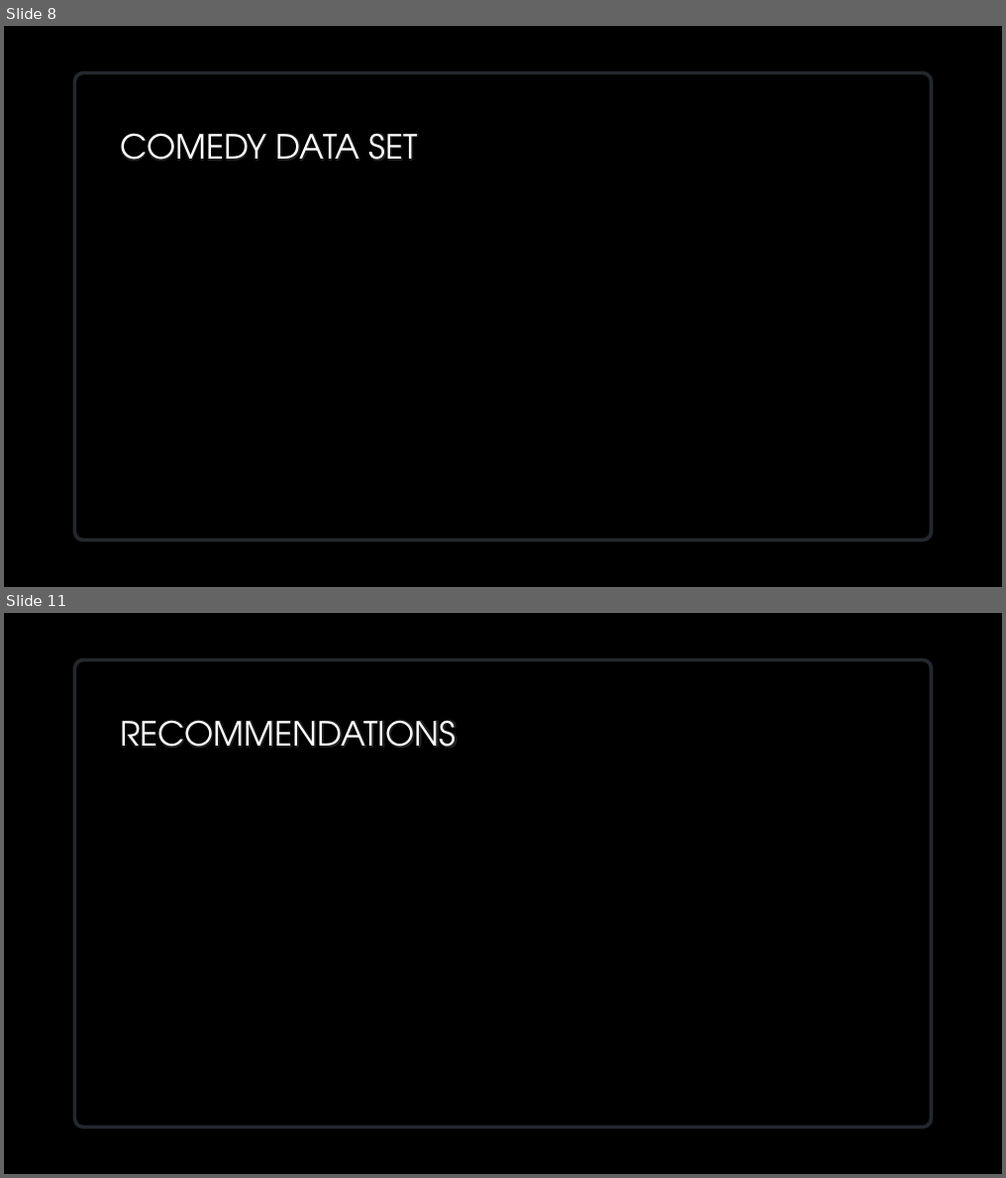
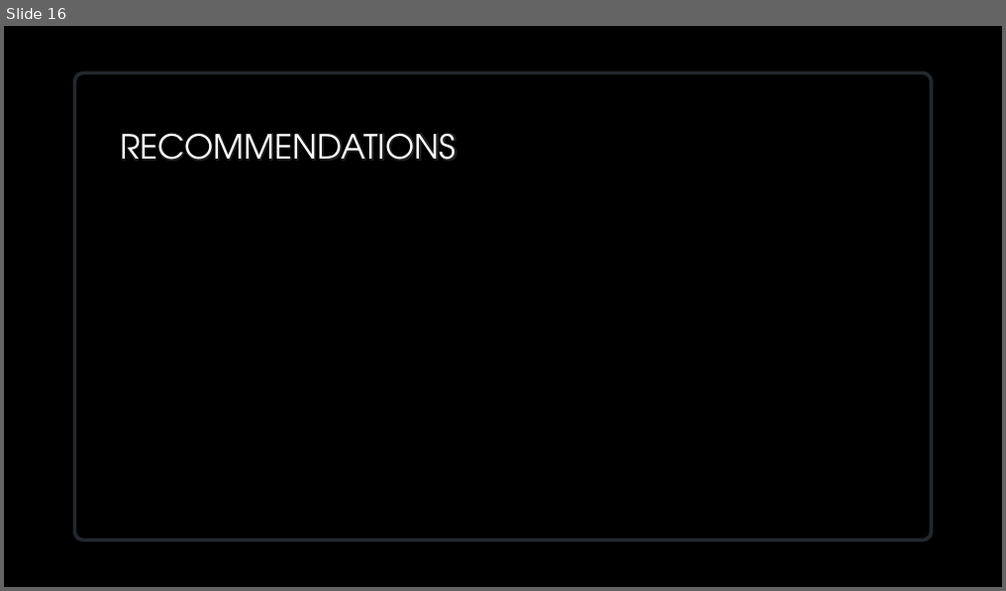
Before and after one commit to VedranaGATech/Project_1_Neflix_and_Chill, a slide deck: Group 1 Presentation 1.pptx. Shown one above the other, each under a label of ours: slides 8 and 11 before the commit, slide 16 after it; the slides between them are not shown. The pictures are 1006x1178 and 1006x591 pixels, drawn with LibreOffice and Linux fonts; fonts in the diff are those of the drawing; background and template pictures are left out. Boxes give left, top, right and bottom in pixels: in the first picture for what was removed or moved away, otherwise in the second. Text is boxed around its words. In the diff, an @@ line names an element or a change of style, - is before the commit and + after.

```diff
--- a/Group 1 Presentation 1.pptx
+++ b/Group 1 Presentation 1.pptx
@@ slide 8 removed at box(4, 26, 1002, 587), background picture (left out) @@
@@ rounded rectangle removed at box(74, 74, 931, 541) @@
@@ title removed at box(120, 133, 418, 160) @@
-COMEDY DATA SET
@@ what was slide 11 is now slide 16 @@
```
Also in this commit, not shown: 6 slides changed, 9 slides added, 3 other slides removed, 4 other files.
